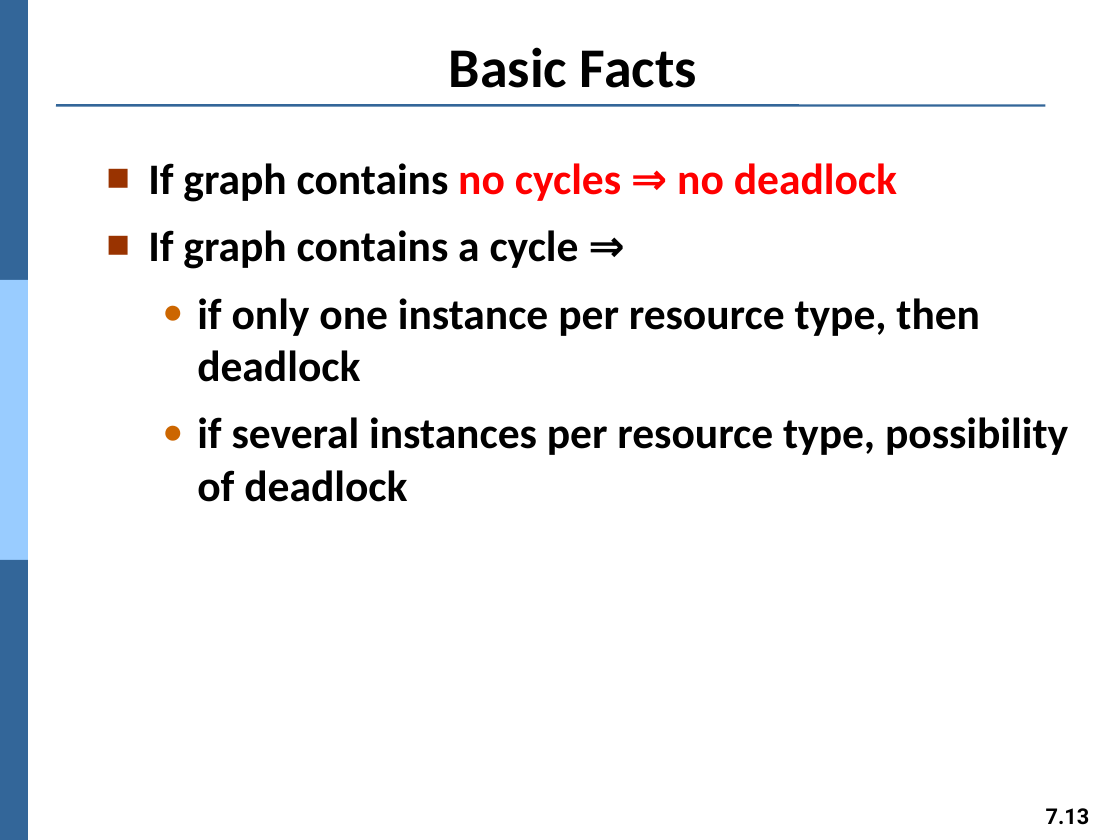
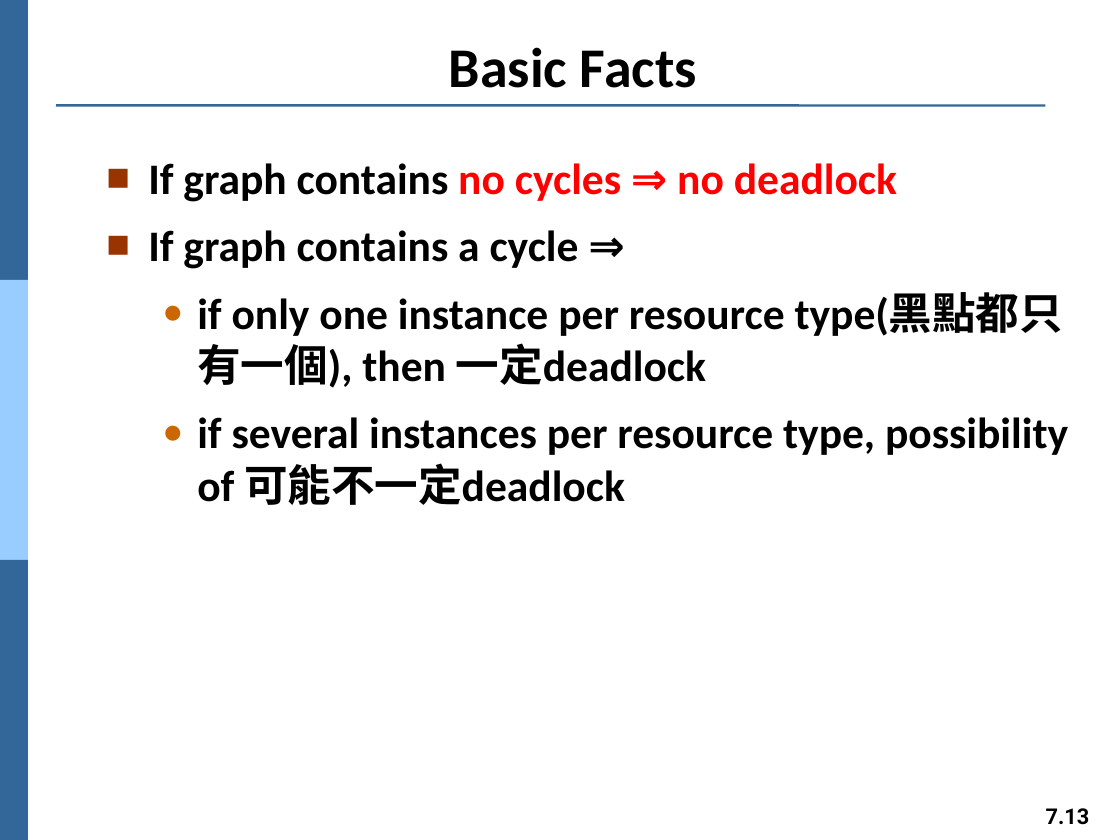
Before and after one commit to Yang09701194/OS_Learning, a slide deck: slide 13 of ch07.pptx. Drawn at 1120x840 pixels with LibreOffice and Linux fonts; fonts in the diff are those of the drawing. Boxes give left, top, right and bottom in pixels: in the first picture for what was removed or moved away, otherwise in the second. Text is boxed around its words. In the diff, an @@ line names an element or a change of style, - is before the commit and + after.

```diff
--- a/ch07.pptx
+++ b/ch07.pptx
@@ text at [197,293,1068,505]: text changed @@
-  ● if only one instance per resource type, then deadlock
-  ● if several instances per resource type, possibility of deadlock
+  ● if only one instance per resource type(黑點都只有一個), then 一定deadlock
+  ● if several instances per resource type, possibility of 可能不一定deadlock
```
Also in this commit, not shown: 12 other slides changed, 2 slides added.
